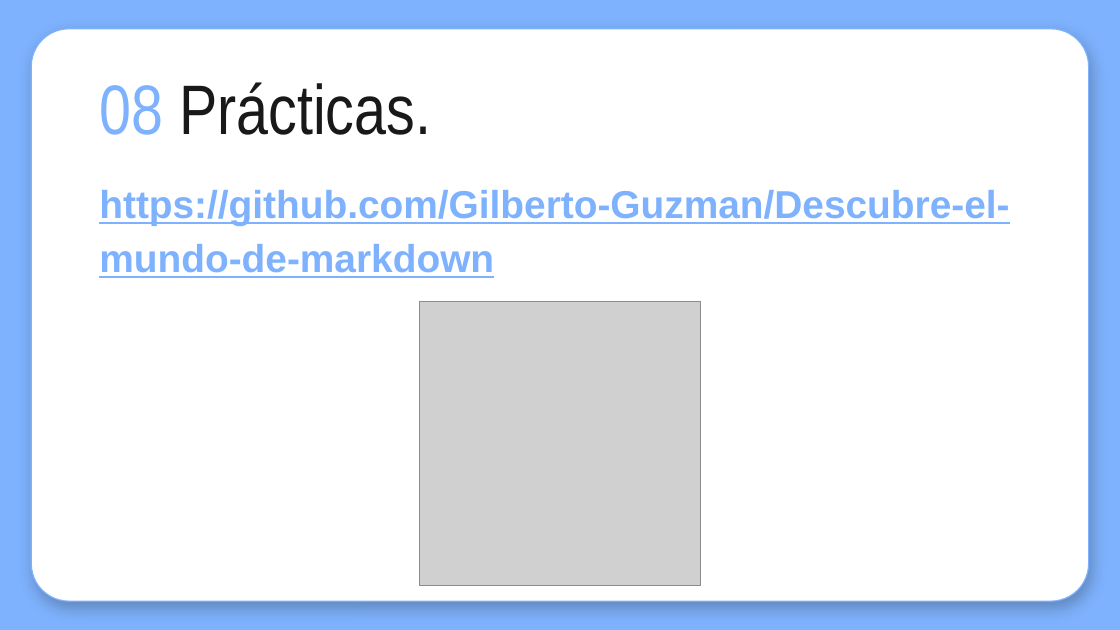
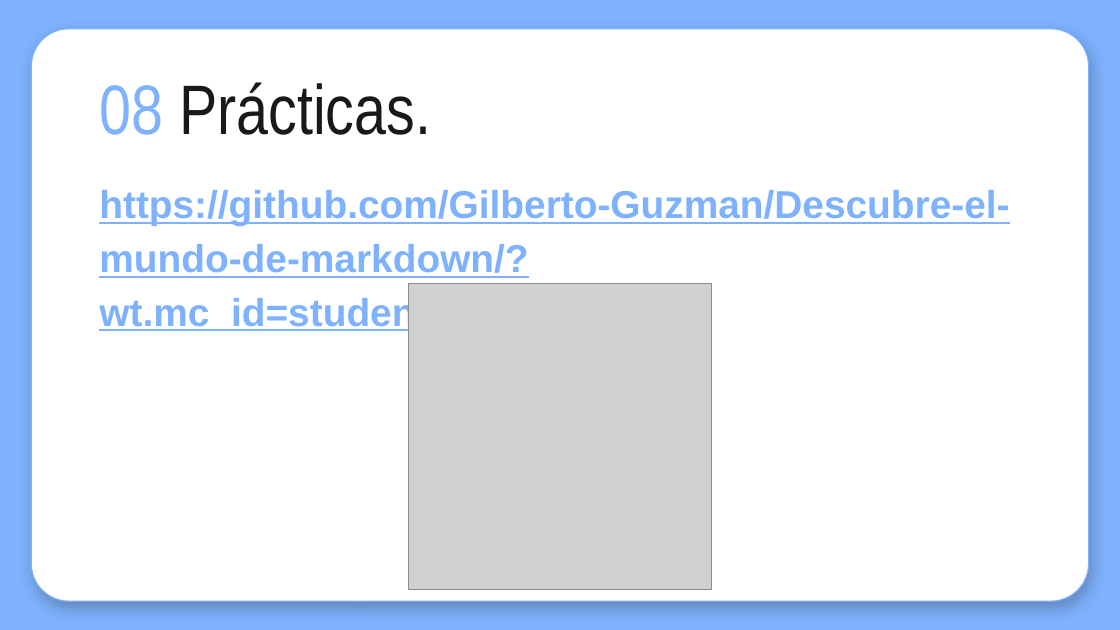
Before and after one commit to Gilberto-Guzman/Descubre-el-mundo-de-markdown, a slide deck: slide 13 of Presentacion/Markdown Crash Course.pptx (slide 12 before the commit). Drawn at 1120x630 pixels with LibreOffice and Linux fonts; fonts in the diff are those of the drawing; grey boxes stand for pictures. Boxes give left, top, right and bottom in pixels: in the first picture for what was removed or moved away, otherwise in the second. Text is boxed around its words. In the diff, an @@ line names an element or a change of style, - is before the commit and + after.

```diff
--- a/Presentacion/Markdown Crash Course.pptx
+++ b/Presentacion/Markdown Crash Course.pptx
@@ subtitle at (x1=99, y1=190, x2=1009, y2=333): text changed @@
-https://github.com/Gilberto-Guzman/Descubre-el-mundo-de-markdown
+https://github.com/Gilberto-Guzman/Descubre-el-mundo-de-markdown/?wt.mc_id=studentamb_336682
@@ picture resized from (x1=419, y1=301, x2=700, y2=586) to (x1=409, y1=283, x2=711, y2=589) @@
```
Also in this commit, not shown: 3 other slides changed, 2 slides added, 1 slide removed.
